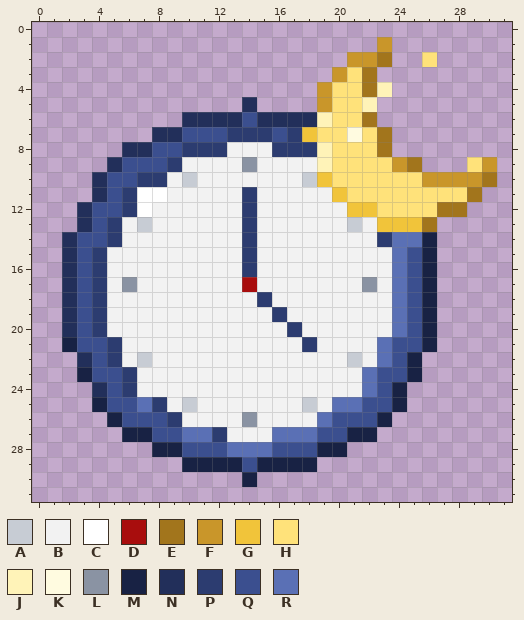
Edited in one commit: pixel-art file (src/media/photos/sprites/achievements/clock_moon.aseprite). The first picture shows the starting point.
32x32 pixels, 1 frame. Colours within 5 levels of each other are drawn and written as one.
Palette (. is transparent): A #c7ccd4  B #f2f2f2  C #ffffff  D #a80d0d  E #a2751c  F #c9962a  G #f1c43a  H #ffe27a  J #fff3b8  K #fffbe0  L #8a93a3  M #182244  N #222f5a  P #2c3c70  Q #3b4f8f  R #5a70b5
And afterwards:
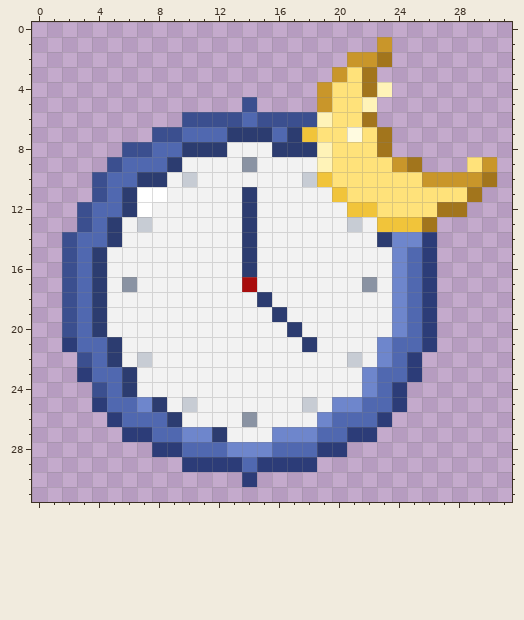
Changes in this commit:
Colour M changes from #182244 to #2c3c78.
Colour N changes from #222f5a to #3b4f8f.
Colour Q changes from #3b4f8f to #5068b0.
Colour R changes from #5a70b5 to #6e86cc.
The edit erases colour H in row 2 at x 26.
Changed places in both pictures, as pixel boxes (x1, y1, x2, y2):
erased: (422, 52, 437, 67)
changed: (62, 97, 437, 487)
